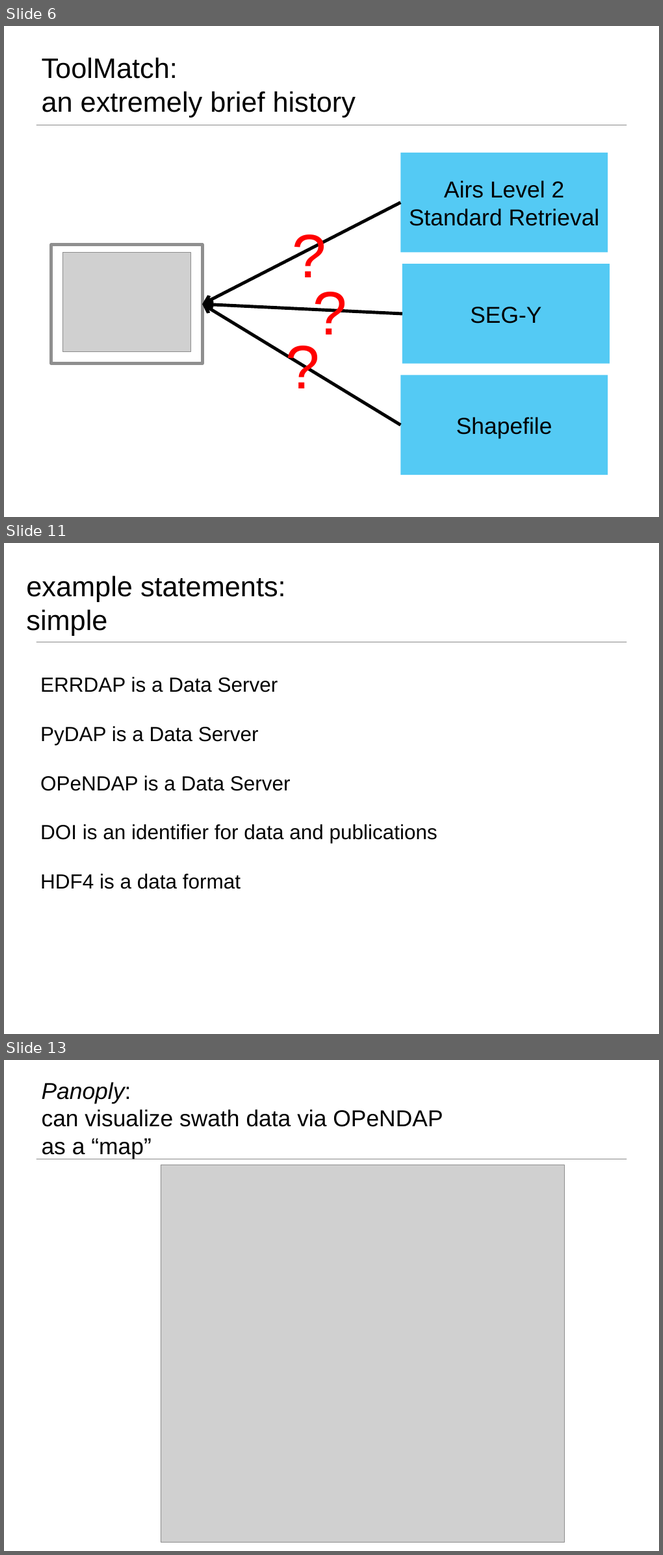
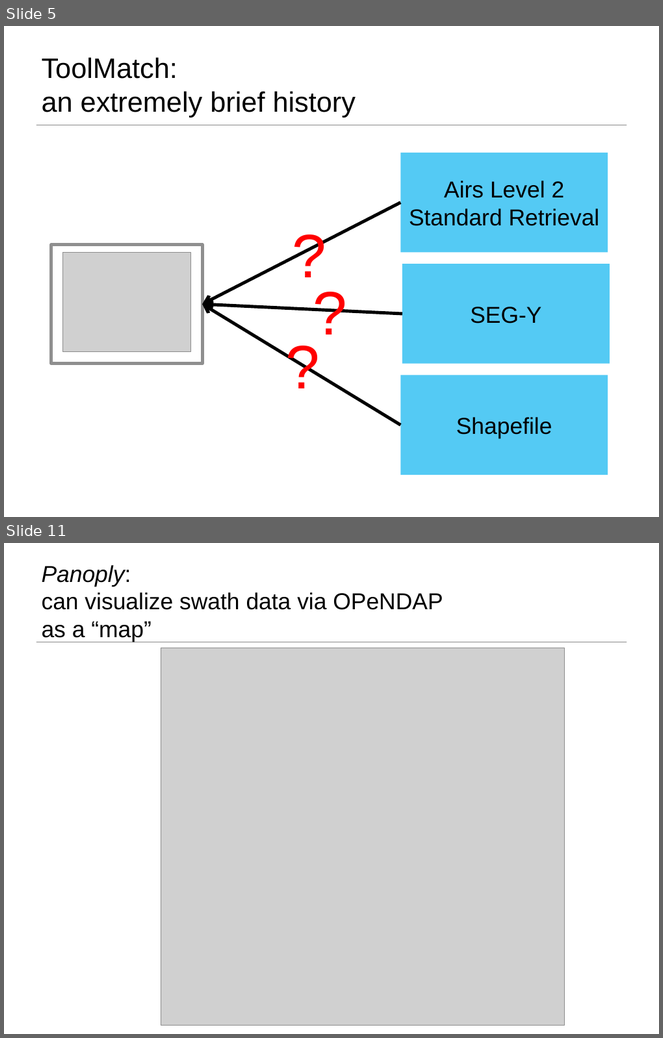
Before and after one commit to ESIPFed/toolmatch-ontology, a slide deck: 2016ESIPSprint/ToolMatch_Sprint_ESIPSummer2016_v2.pptx. Shown one above the other, each under a label of ours: slides 6, 11 and 13 before the commit, slides 5 and 11 after it; the slides between them are not shown. The pictures are 663x1555 and 663x1038 pixels, drawn with LibreOffice and Linux fonts; fonts in the diff are those of the drawing; grey boxes stand for pictures; background and template pictures are left out. Boxes give left, top, right and bottom in pixels: in the first picture for what was removed or moved away, otherwise in the second. Text is boxed around its words. In the diff, an @@ line names an element or a change of style, - is before the commit and + after.

```diff
--- a/2016ESIPSprint/ToolMatch_Sprint_ESIPSummer2016_v2.pptx
+++ b/2016ESIPSprint/ToolMatch_Sprint_ESIPSummer2016_v2.pptx
@@ slide 11 removed at (4,543,659,1034), background #FFFFFF; not listed: 1 template element that a slide beside it also shows @@
@@ title removed at (26,575,286,635) @@
-example statements:
-simple
@@ text removed at (40,677,438,889) @@
-ERRDAP is a Data Server
-PyDAP is a Data Server
-OPeNDAP is a Data Server
-DOI is an identifier for data and publications
-HDF4 is a data format
@@ what was slide 6 is now slide 5 @@
@@ what was slide 13 is now slide 11 @@
```
Also in this commit, not shown: 8 slides changed, 1 other slide removed.
